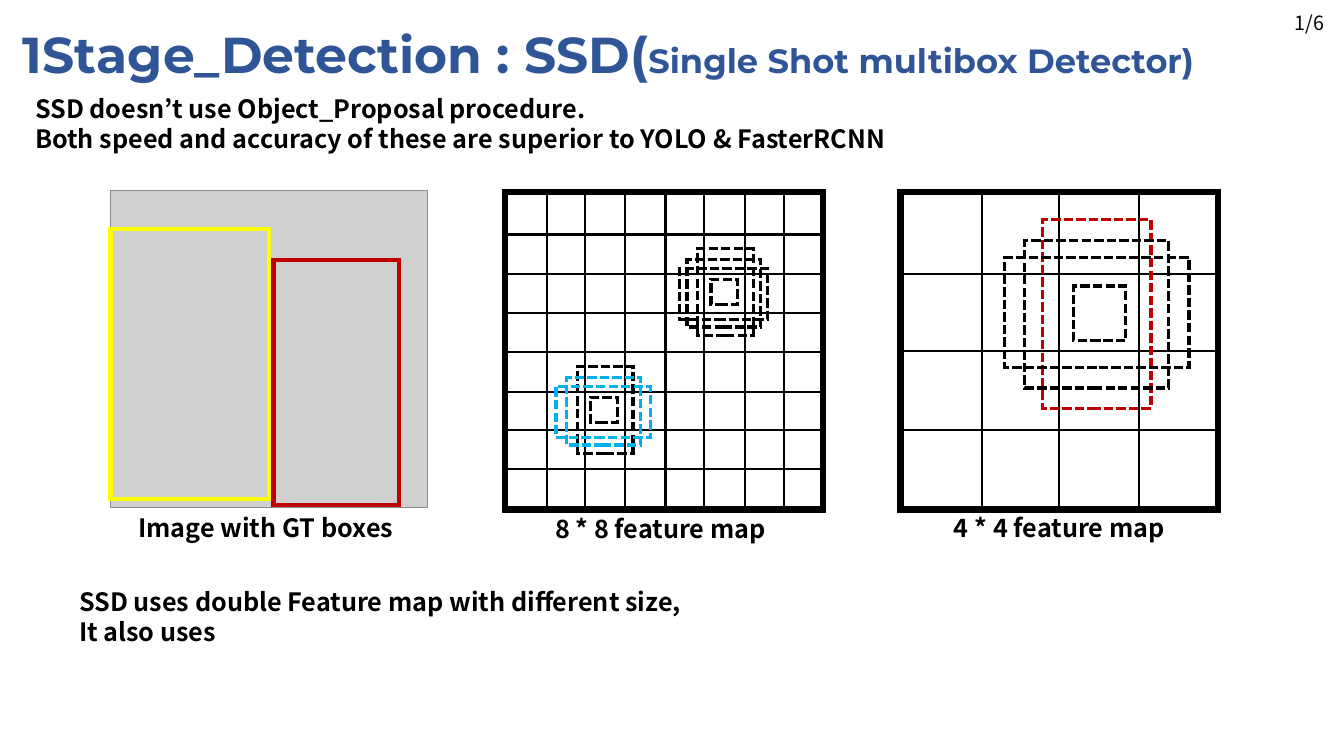
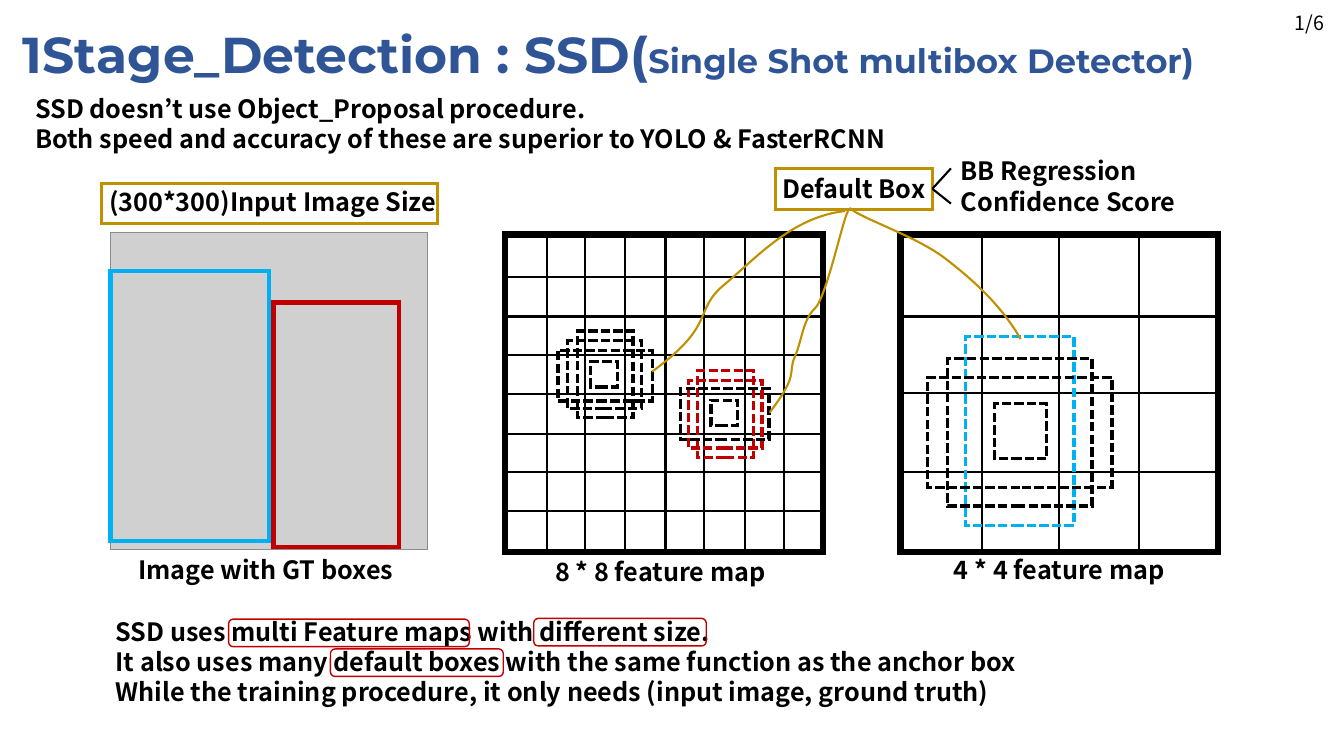
Before and after one commit to JaeHyung-Jung/Seminar_Deeplearning, a slide deck: slide 6 of 2nd_week/Seminar_2nd_week_1Stage.pptx. Drawn at 1344x756 pixels with LibreOffice and Linux fonts; fonts in the diff are those of the drawing; grey boxes stand for pictures. Boxes give left, top, right and bottom in pixels: in the first picture for what was removed or moved away, otherwise in the second. Text is boxed around its words. In the diff, an @@ line names an element or a change of style, - is before the commit and + after.

```diff
--- a/2nd_week/Seminar_2nd_week_1Stage.pptx
+++ b/2nd_week/Seminar_2nd_week_1Stage.pptx
@@ rectangle added at (775,168,933,209), outline #BF9000 2.25 pt @@
@@ text added at (782,177,925,199), 18 pt, text #000000, bold @@
+Default Box
@@ line added from (933, 189) to (951, 168), #000000 1.5 pt @@
@@ text added at (961,159,1175,212), 18 pt, text #000000, bold @@
+BB Regression
+Confidence Score
@@ rectangle added at (102,184,438,224), outline #BF9000 2.25 pt @@
@@ text added at (109,186,437,218), 18 pt, text #000000, bold @@
+(300*300)Input Image Size
@@ freeform shape added at (850,208,1021,339), outline #BF9000 1.5 pt @@
@@ line added from (933, 189) to (951, 204), #000000 1.5 pt @@
@@ freeform shape added at (652,211,846,371), outline #BF9000 1.5 pt @@
@@ freeform shape added at (770,211,849,412), outline #BF9000 1.5 pt @@
@@ 17 lines, 4 rectangles, 2 texts, 1 picture: place and size @@
-17 lines, 4 rectangles, 2 texts, 1 picture at (111,191,1218,543)
+17 lines, 4 rectangles, 2 texts, 1 picture at (111,233,1218,585)
@@ rectangle at (111,271,269,541): outline #FFFF00 3 pt to #00B0F0 3 pt @@
@@ 3 lines, 1 text: place and size @@
-3 lines, 1 text at (505,274,1218,544)
+3 lines, 1 text at (505,317,1218,587)
@@ 4 rectangles: place and size @@
-4 rectangles at (557,367,651,454)
+4 rectangles at (559,331,653,417)
@@ rectangle at (559,351,653,401): outline #00B0F0 2.25 pt dashed to #000000 2.25 pt dashed @@
@@ rectangle at (568,341,641,408): outline #00B0F0 2.25 pt dashed to #000000 2.25 pt dashed @@
@@ rectangle: place and size @@
-rectangle at (1025,241,1170,388)
+rectangle at (948,359,1092,506)
@@ rectangle: place and size @@
-rectangle at (1044,220,1151,408)
+rectangle at (966,337,1074,525)
@@ rectangle at (966,337,1074,525): outline #C00000 2.25 pt dashed to #00B0F0 2.25 pt dashed @@
@@ rectangle at (689,380,762,448): outline #000000 2.25 pt dashed to #C00000 2.25 pt dashed @@
@@ 4 rectangles: place and size @@
-4 rectangles at (680,249,768,336)
+4 rectangles at (681,371,769,458)
@@ rectangle at (698,371,753,458): outline #000000 2.25 pt dashed to #C00000 2.25 pt dashed @@
@@ rectangle: place and size @@
-rectangle at (1005,258,1190,368)
+rectangle at (929,377,1113,487)
@@ rectangle: place and size @@
-rectangle at (1074,286,1126,341)
+rectangle at (995,404,1048,459)
@@ text at (116,617,1015,707): text changed @@
-SSD uses double Feature map with different size,
-It also uses
+SSD uses multi Feature maps with different size.
+It also uses many default boxes with the same function as the anchor box
+While the training procedure, it only needs (input image, ground truth)
@@ rounded rectangle added at (229,619,470,646), outline #C00000 1 pt @@
@@ rounded rectangle added at (534,618,707,645), outline #C00000 1 pt @@
@@ rounded rectangle added at (331,649,503,677), outline #C00000 1 pt @@
```
Also in this commit, not shown: 1 other slide changed.
